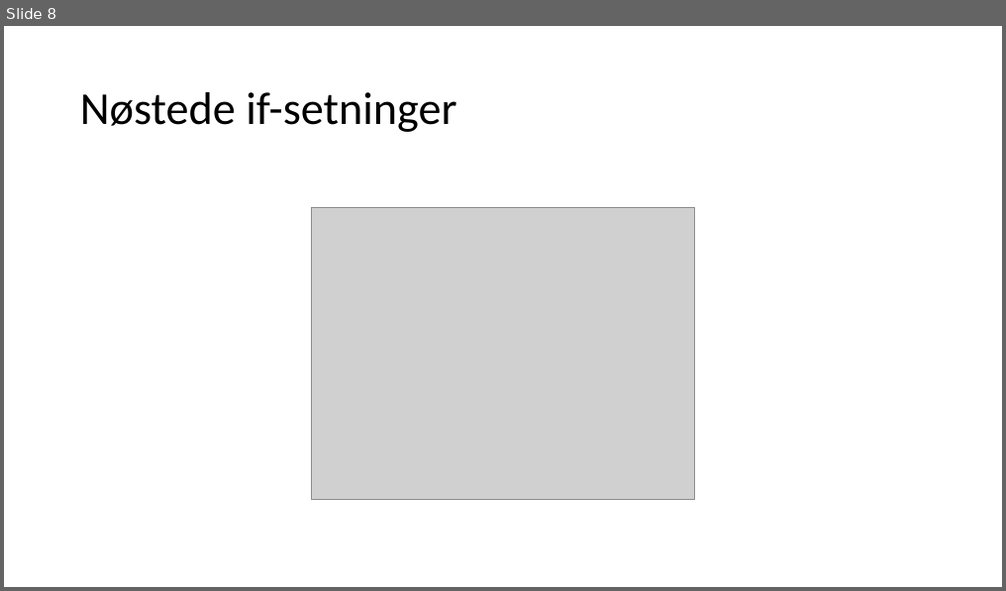
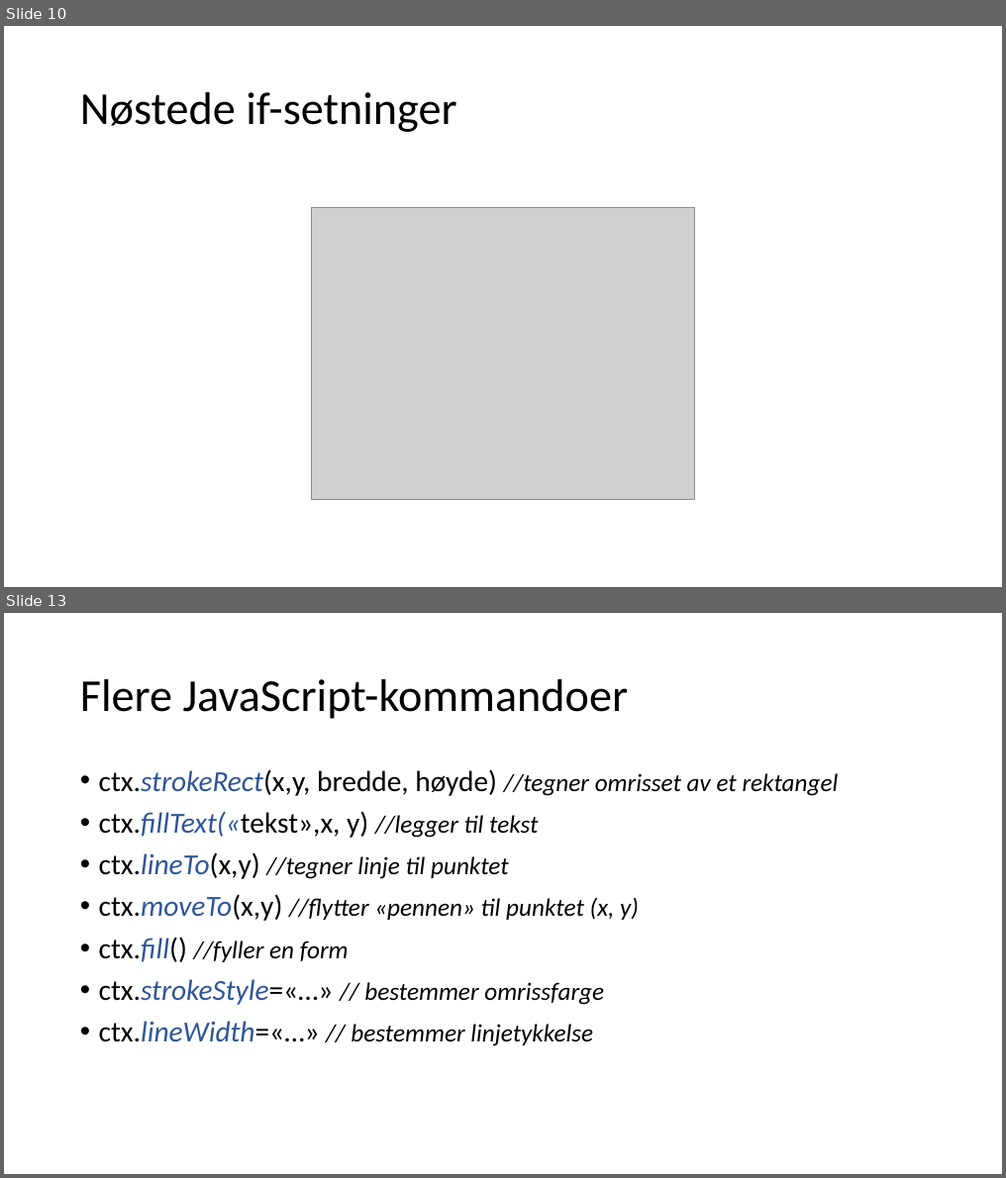
Before and after one commit to AizanM/IT2, a slide deck: Uke 36/Uke 36.pptx. Shown one above the other, each under a label of ours: slide 8 before the commit, slides 10 and 13 after it; the slides between them are not shown. The pictures are 1006x591 and 1006x1178 pixels, drawn with LibreOffice and Linux fonts; fonts in the diff are those of the drawing; grey boxes stand for pictures. Boxes give left, top, right and bottom in pixels: in the first picture for what was removed or moved away, otherwise in the second. Text is boxed around its words. In the diff, an @@ line names an element or a change of style, - is before the commit and + after.

```diff
--- a/Uke 36/Uke 36.pptx
+++ b/Uke 36/Uke 36.pptx
@@ slide 13 added at [4, 613, 1002, 1174], background #FFFFFF @@
@@ title added at [80, 679, 629, 719], 44 pt, text #000000 @@
+Flere JavaScript-kommandoer
@@ text added at [99, 769, 839, 1047], 24 pt, text #000000, italic @@
+• ctx.strokeRect(x,y, bredde, høyde) //tegner omrisset av et rektangel
+• ctx.fillText(«tekst»,x, y) //legger til tekst
+• ctx.lineTo(x,y) //tegner linje til punktet
+• ctx.moveTo(x,y) //flytter «pennen» til punktet (x, y)
+• ctx.fill() //fyller en form
+• ctx.strokeStyle=«…» // bestemmer omrissfarge
+• ctx.lineWidth=«…» // bestemmer linjetykkelse
@@ what was slide 8 is now slide 10 @@
```
Also in this commit, not shown: 2 slides changed, 5 other slides added, 21 other files.
